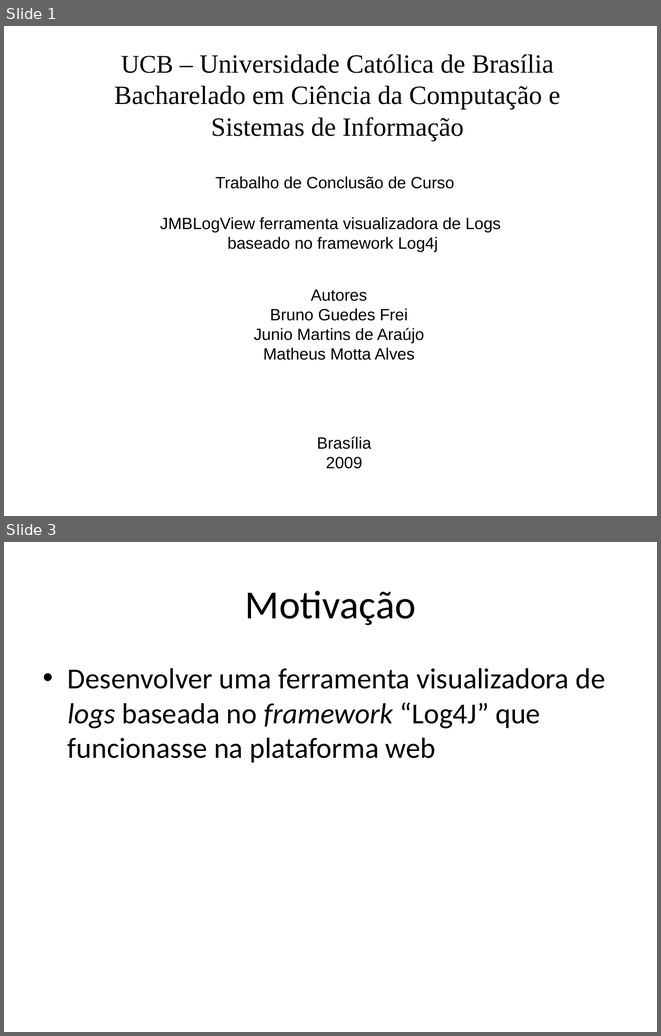
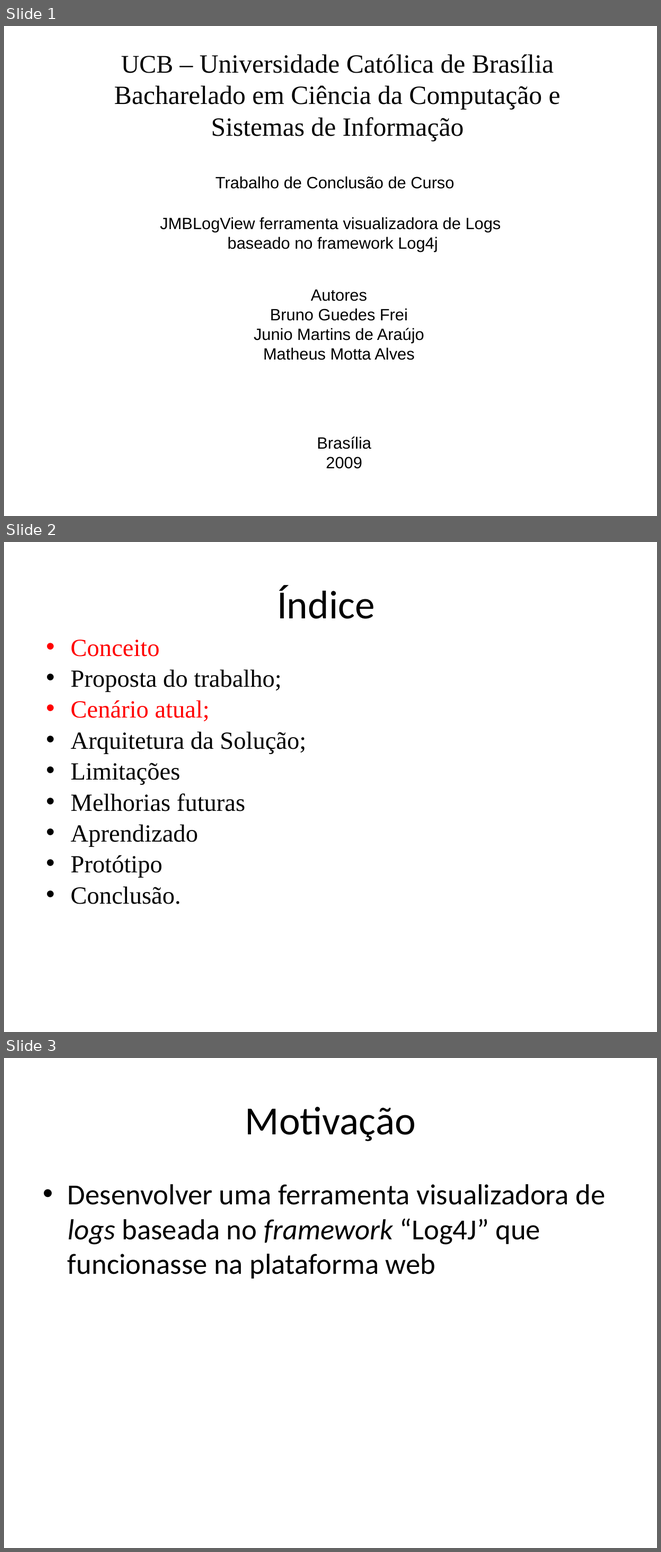
Before and after one commit to junioma/logviewerucb2009, a slide deck: DOCUMENTAÇÃO/_SLIDE/JMBLogViewer.ppt. Shown one above the other, each under a label of ours: slides 1 and 3 before the commit, slides 1, 2 and 3 after it; the slides between them are not shown. The pictures are 661x1036 and 661x1552 pixels, drawn with LibreOffice and Linux fonts; fonts in the diff are those of the drawing. Boxes give left, top, right and bottom in pixels: in the first picture for what was removed or moved away, otherwise in the second. Text is boxed around its words. In the diff, an @@ line names an element or a change of style, - is before the commit and + after.

```diff
--- a/DOCUMENTAÇÃO/_SLIDE/JMBLogViewer.ppt
+++ b/DOCUMENTAÇÃO/_SLIDE/JMBLogViewer.ppt
@@ slide 2 added at [4,542,657,1032], background #FFFFFF @@
@@ title added at [277,585,374,619], 44 pt, text #000000 @@
+Índice
@@ text added at [71,640,306,904], 27.2 pt, text #000000 @@
+• Conceito
+• Proposta do trabalho;
+• Cenário atual;
+• Arquitetura da Solução;
+• Limitações
+• Melhorias futuras
+• Aprendizado
+• Protótipo
+• Conclusão.
```
Also in this commit, not shown: 1 slide removed.
